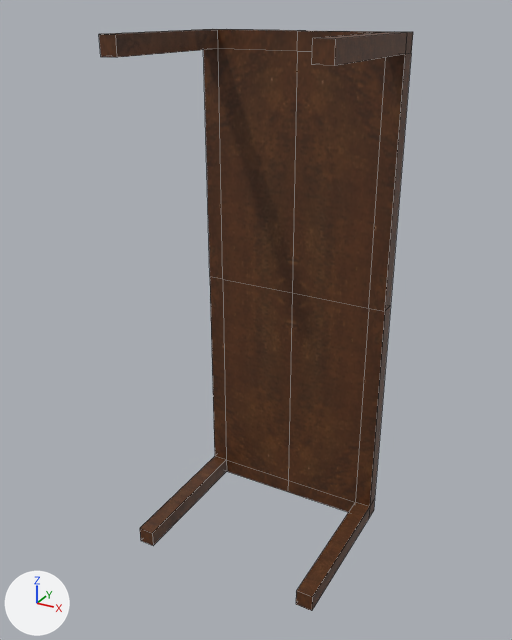
A saved change to the Blender file 3dModels/Tables/Table.blend.
The view is the same before and after, from a 50 mm lens placed at (178.0, -279.0, 161.0), pointed at (-2.0, 48.0, -2.0). Lighting does not change. The marker at lower left points along +X, +Y and +Z. The older version comes first. Mesh edges are drawn as thin lines.

The first picture shows 'table300x100'.
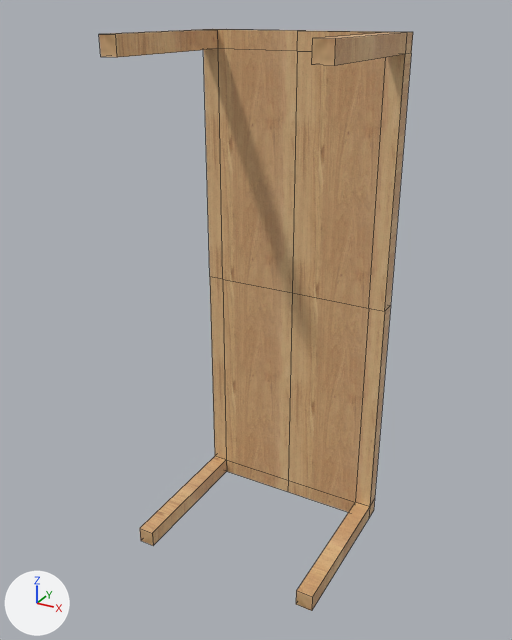
Commit message: Changes to table model

Edits to the bpy script that builds the scene:
```text
Add img_oak_veneered_mdf_550_mm_architextures_jpg:
    img_oak_veneered_mdf_550_mm_architextures_jpg = load_image('oak-veneered-mdf-550-mm-architextures.jpg', 'Textures/oak-veneered-mdf-550-mm-architextures.jpg', 900, 654, 'sRGB')
Change mat_material:
    where n2 = _N.new('ShaderNodeTexImage'); n2.name = 'Image Texture'
    n2.image: img_wood_table_worn_diff_2k_jpg -> img_oak_veneered_mdf_550_mm_architextures_jpg
```

Where the change shows, as pixel boxes (x1, y1, x2, y2) in the pictures (512 x 640 px):
'table300x100', surface changed (lighter): (99, 29, 413, 611) in both
